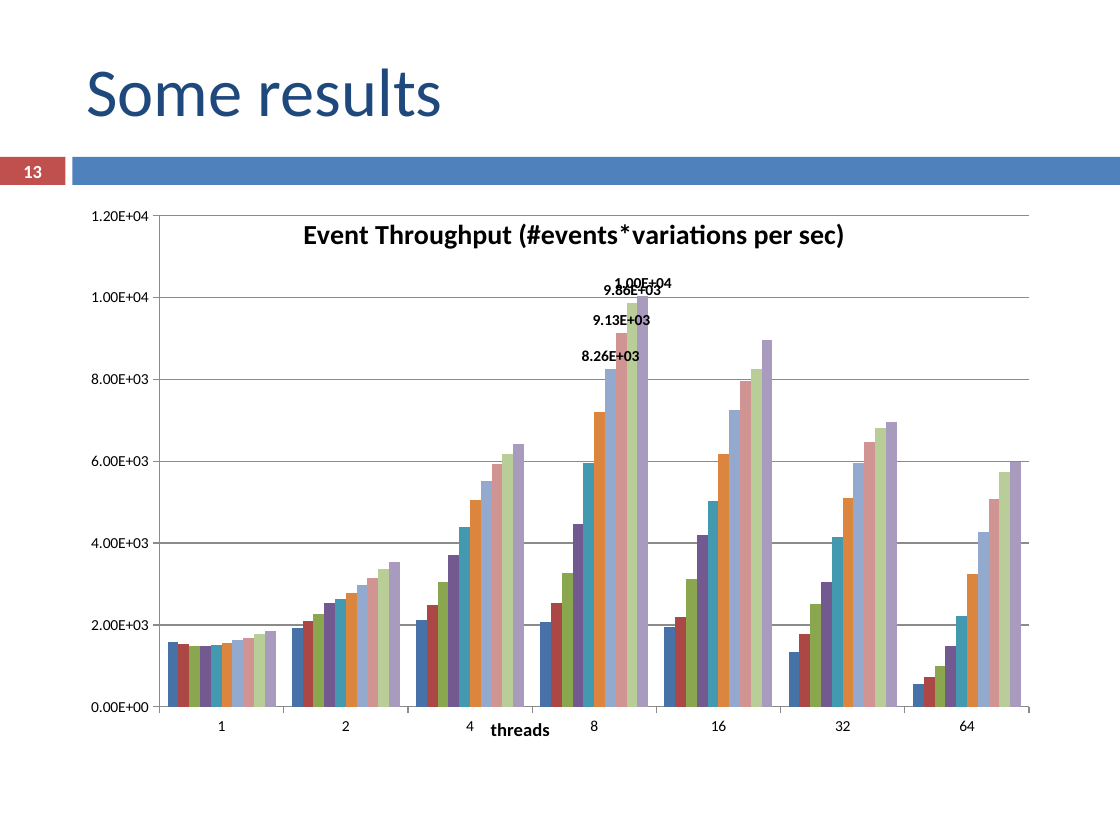
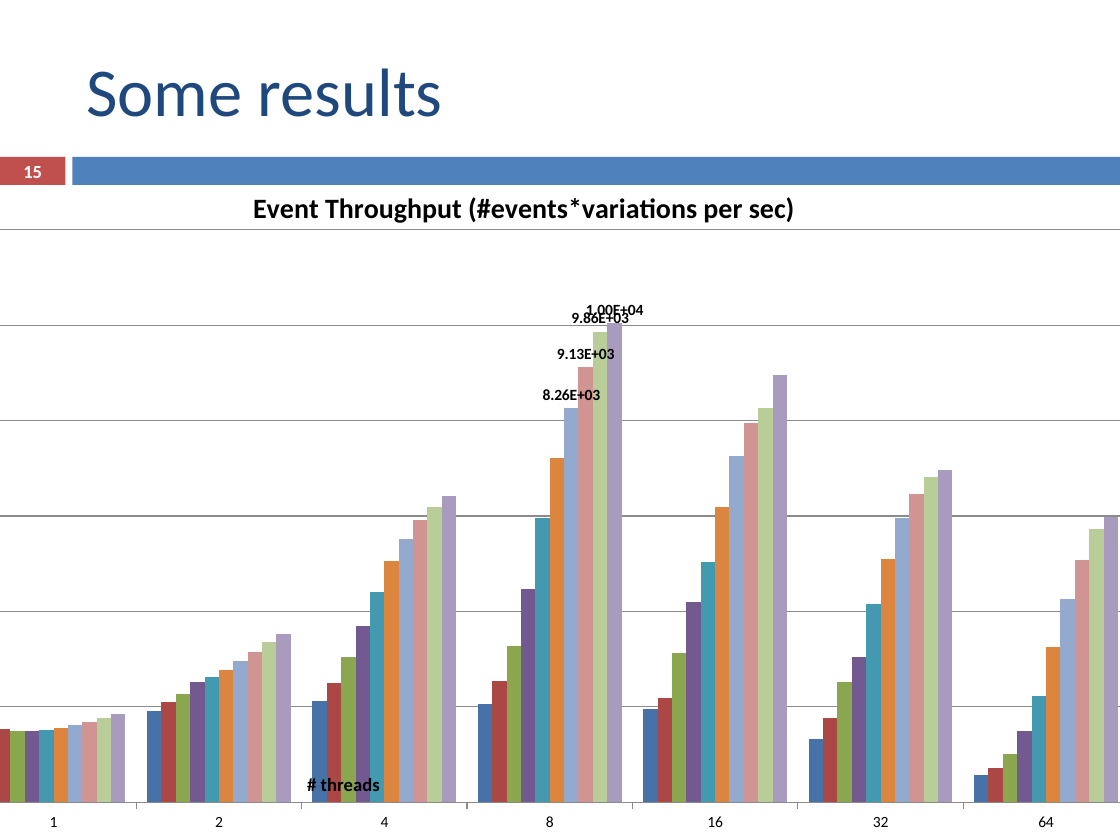
Before and after one commit to ampereira/mscthesis-liptool, a slide deck: slide 15 of doc/partial presentation/partial_presentation.pptx (slide 13 before the commit). Drawn at 1120x840 pixels with LibreOffice and Linux fonts; fonts in the diff are those of the drawing. Boxes give left, top, right and bottom in pixels: in the first picture for what was removed or moved away, otherwise in the second. Text is boxed around its words. In the diff, an @@ line names an element or a change of style, - is before the commit and + after.

```diff
--- a/doc/partial presentation/partial_presentation.pptx
+++ b/doc/partial presentation/partial_presentation.pptx
@@ page number at bbox=[23, 166, 42, 178]: text changed @@
-13
+15
@@ column chart at bbox=[0, 186, 1120, 840] @@
@@ category axis title "threads" to "# threads" @@
@@ plot area changed @@
@@ column chart: place and size @@
-column chart at bbox=[75, 196, 1074, 747]
+column chart at bbox=[0, 186, 1120, 840]
```
Also in this commit, not shown: 7 other slides changed, 4 slides added, 1 other file.
